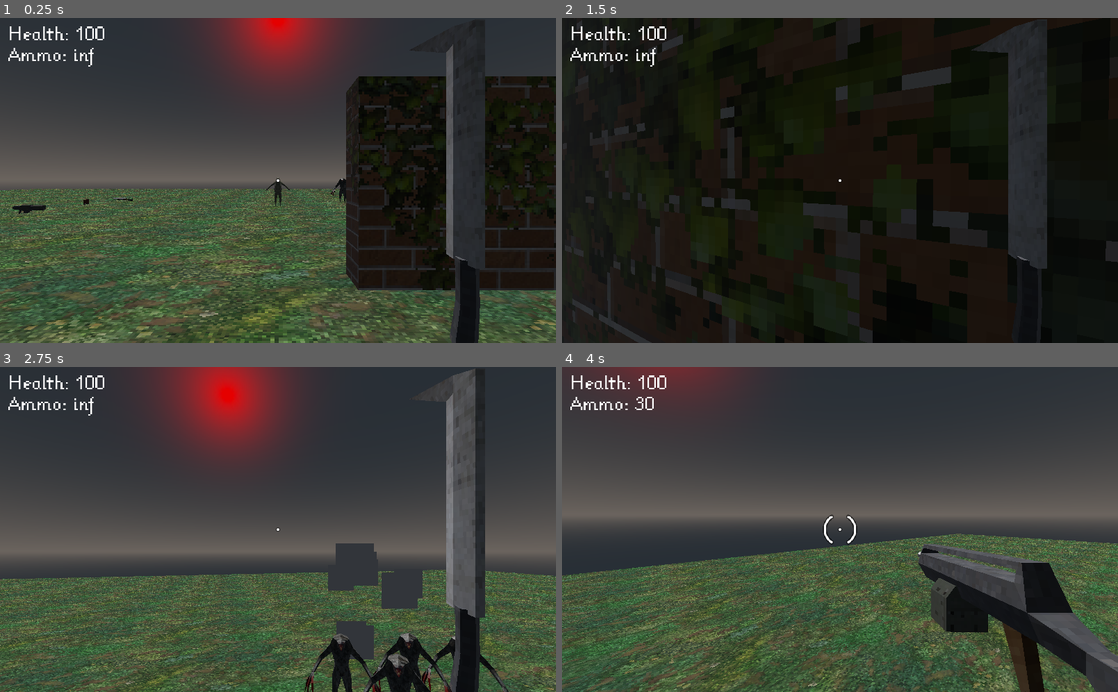
Above: before the commit, frames 1-4 (two rows, left to right).
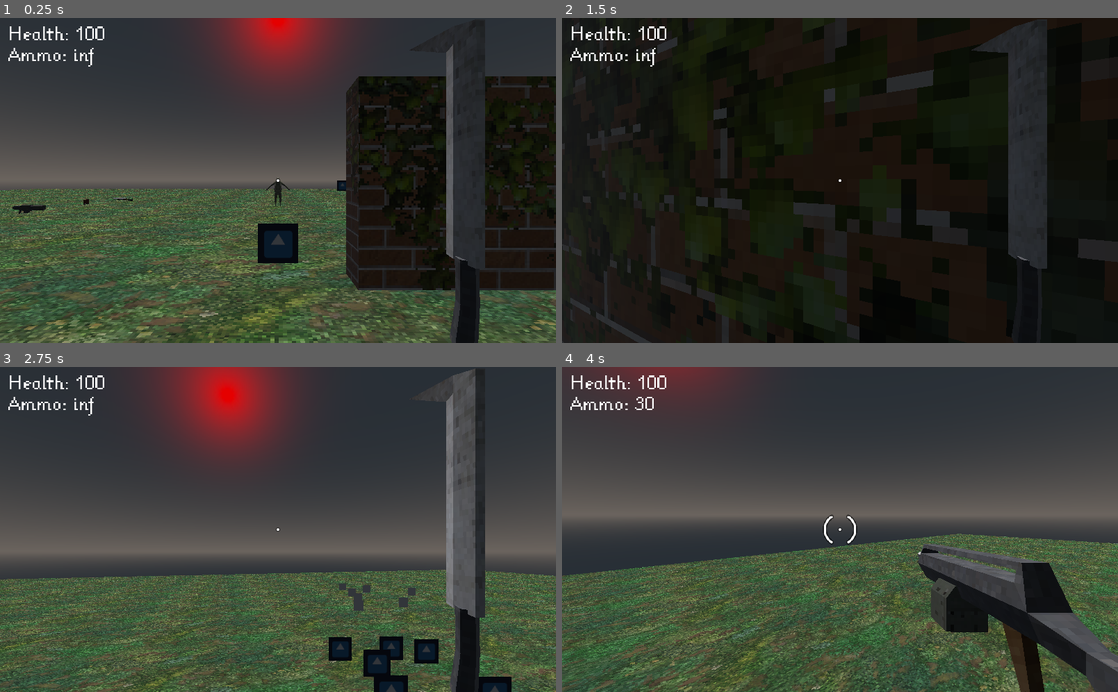
Above: after the commit, the same moments.

Repository: KyleSaki714/fps-retro-godotTutorial
Game: Godot game, scene res://World.tscn
The game is run twice, just before and just after one commit, with the same random seed, the same clock (stepped at 60 frames per second) and the same inputs. The engine's default icon, where the game draws it, is replaced by a stand-in: a white triangle on a blue panel in a dark square.
Inputs (mouse positions are in pixels of both pictures, inside the frame that each line leads up to):
- Up to frame 1 (0.25 s): no input
- Up to frame 2 (1.5 s): tap Enter at 0.5 s; move the mouse to (867, 180) at 0.52 s; press the mouse at (867, 180) at 0.53 s; hold W (move_forwards) from 0.53 s (still down); tap Space (jump) at 0.77, 0.8, 1.07, 1.35 s; move the mouse to (812, 180) at 1.27 s; release the mouse at (812, 180) at 1.28 s
- Up to frame 3 (2.75 s): keep holding W (move_forwards); tap Space (jump) at 1.52, 1.82, 2.3 s; click (250, 529) at 1.55 s; move the mouse to (289, 523) at 2.02 s; press the mouse at (289, 523) at 2.03 s
- Up to frame 4 (4 s): keep holding W (move_forwards); move the mouse to (834, 536) at 2.77 s; release the mouse at (834, 536) at 2.78 s; tap 1 at 2.85 s; tap Space (jump) at 3.02, 3.32, 3.77, 3.8 s; click (834, 536) at 3.05 s; move the mouse to (878, 532) at 3.52 s; tap 2 at 3.6 s

The runs differ from the first frame. In frame 1, 0.9% of the frame differs, in the area x 46-63%, y 49-76%; in frame 2, 2.9%; in frame 3, 16%, in the area x 0-100%, y 54-100%; in frame 4, 15%.

Commit message:
small monster added, test in monsterspawner

Diff:
--- a/MonsterSpawner.gd
+++ b/MonsterSpawner.gd
@@ -2,6 +2,7 @@
 
 var birdmonster = preload("res://characters/enemies/BirdMonster.tscn")
 var reptilemonster = preload("res://characters/enemies/ReptileMonster.tscn")
+var smallmonster = preload("res://characters/enemies/SmallMonster.tscn")
 
 export var _spawn_diameter = 3
 export var isActive = true
@@ -14,7 +15,7 @@
 	if isActive == false:
 		return
 	for n in range(spawn_count):
-		var reptile_monster_inst = birdmonster.instance()
+		var reptile_monster_inst = smallmonster.instance()
 		reptile_monster_inst.global_transform = Transform(reptile_monster_inst.global_transform.basis, global_transform.origin + rand_point())
 		get_tree().get_root().get_node("./World/Navigation").add_child(reptile_monster_inst)
 
--- a/World.tscn
+++ b/World.tscn
@@ -7,6 +7,7 @@
 [ext_resource path="res://gadgets/MonsterSpawner.tscn" type="PackedScene" id=5]
 [ext_resource path="res://environment/assets/brickwall.tscn" type="PackedScene" id=6]
 [ext_resource path="res://characters/enemies/ReptileMonster.tscn" type="PackedScene" id=7]
+[ext_resource path="res://characters/enemies/SmallMonster.tscn" type="PackedScene" id=8]
 [ext_resource path="res://pickups/MachineGunAmmoPickup.tscn" type="PackedScene" id=9]
 [ext_resource path="res://pickups/RocketLauncherAmmoPickup.tscn" type="PackedScene" id=10]
 [ext_resource path="res://pickups/HealthPickup.tscn" type="PackedScene" id=11]
@@ -82,6 +83,9 @@
 [node name="ReptileMonster" parent="Navigation" instance=ExtResource( 7 )]
 transform = Transform( 1, 0, 0, 0, 1, 0, 0, 0, 1, 0, 2.44338, -15.4587 )
 
+[node name="SmallMonster" parent="Navigation" instance=ExtResource( 8 )]
+transform = Transform( 1, 0, 0, 0, 1, 0, 0, 0, 1, 4.76837e-07, 1.90935, -5.29503 )
+
 [node name="WorldEnvironment" type="WorldEnvironment" parent="."]
 environment = SubResource( 6 )
 
--- a/characters/enemies/BirdMonster.tscn
+++ b/characters/enemies/BirdMonster.tscn
@@ -40,10 +40,6 @@
 script = ExtResource( 3 )
 
 [node name="Graphics" parent="." instance=ExtResource( 2 )]
-
-[node name="Skeleton" parent="Graphics/Armature" index="0"]
-bones/0/bound_children = [ NodePath("Hip") ]
-bones/1/bound_children = [ NodePath("Body") ]
 
 [node name="ArmUL" type="BoneAttachment" parent="Graphics/Armature/Skeleton" index="1"]
 transform = Transform( -0.762323, 0.647196, 8.20133e-07, -0.52914, -0.623267, 0.575803, 0.372658, 0.438947, 0.817589, 0.176714, 1.48577, -0.135291 )
--- a/characters/enemies/Monster.gd
+++ b/characters/enemies/Monster.gd
@@ -46,13 +46,16 @@
 	add_child(attack_timer)
 
 
-
+	print("get node or null")
+	print(get_node_or_null("Graphics/Armature"))
 	_player = get_tree().get_nodes_in_group("player")[0]
-	var bone_attachments = $Graphics/Armature/Skeleton.get_children()
-	for bone_attachment in bone_attachments:
-		for child in bone_attachment.get_children():
-			if child is HitBox:
-				child.connect("hurt", self, "hurt")
+
+	if get_node_or_null("Graphics/Armature") != null:
+		var bone_attachments = $Graphics/Armature/Skeleton.get_children()
+		for bone_attachment in bone_attachments:
+			for child in bone_attachment.get_children():
+				if child is HitBox:
+					child.connect("hurt", self, "hurt")
 
 	health_manager.init()
 	health_manager.connect("dead", self, "set_state_dead")
--- /dev/null
+++ b/characters/enemies/SmallMonster.tscn
@@ -0,0 +1,86 @@
+[gd_scene load_steps=17 format=2]
+
+[ext_resource path="res://characters/Hitbox.tscn" type="PackedScene" id=1]
+[ext_resource path="res://icon.png" type="Texture" id=2]
+[ext_resource path="res://characters/enemies/Monster.gd" type="Script" id=3]
+[ext_resource path="res://characters/HealthManager.tscn" type="PackedScene" id=4]
+[ext_resource path="res://characters/CharacterMover.tscn" type="PackedScene" id=5]
+[ext_resource path="res://weapons/DamageArea.tscn" type="PackedScene" id=6]
+[ext_resource path="res://characters/enemies/AimAtObject.gd" type="Script" id=7]
+
+[sub_resource type="BoxShape" id=1]
+
+[sub_resource type="QuadMesh" id=3]
+size = Vector2( 0.75, 0.75 )
+
+[sub_resource type="Skin" id=4]
+
+[sub_resource type="SpatialMaterial" id=5]
+params_billboard_mode = 1
+albedo_texture = ExtResource( 2 )
+
+[sub_resource type="Animation" id=6]
+resource_name = "attack"
+loop = true
+
+[sub_resource type="Animation" id=7]
+resource_name = "die"
+loop = true
+
+[sub_resource type="Animation" id=8]
+resource_name = "idle_loop"
+loop = true
+
+[sub_resource type="Animation" id=9]
+resource_name = "walk_loop"
+loop = true
+
+[sub_resource type="SphereShape" id=2]
+radius = 0.5
+
+[node name="SmallMonster" type="KinematicBody"]
+collision_layer = 2
+collision_mask = 7
+script = ExtResource( 3 )
+
+[node name="Graphics" type="Spatial" parent="."]
+transform = Transform( 1, 0, 0, 0, 1, 0, 0, 0, 1, 0, 0.5, 0 )
+
+[node name="Hitbox" parent="Graphics" instance=ExtResource( 1 )]
+transform = Transform( 0.412592, 0, 0, 0, 0.412592, 0, 0, 0, 0.412592, 0, 0, 0 )
+
+[node name="CollisionShape2" type="CollisionShape" parent="Graphics/Hitbox"]
+shape = SubResource( 1 )
+
+[node name="MeshInstance" type="MeshInstance" parent="Graphics"]
+mesh = SubResource( 3 )
+skin = SubResource( 4 )
+material/0 = SubResource( 5 )
+
+[node name="AnimationPlayer" type="AnimationPlayer" parent="Graphics"]
+autoplay = "idle_loop"
+anims/attack = SubResource( 6 )
+anims/die = SubResource( 7 )
+anims/idle_loop = SubResource( 8 )
+anims/walk_loop = SubResource( 9 )
+
+[node name="CollisionShape" type="CollisionShape" parent="."]
+transform = Transform( 1, 0, 0, 0, -4.37114e-08, -1, 0, 1, -4.37114e-08, 0, 0.504614, 0 )
+shape = SubResource( 2 )
+
+[node name="HealthManager" parent="." instance=ExtResource( 4 )]
+transform = Transform( 1, 0, 0, 0, 1, 0, 0, 0, 1, 0, 1.47677, 0 )
+max_health = 35
+
+[node name="CharacterMover" parent="." instance=ExtResource( 5 )]
+max_speed = 5
+jump_force = 7
+gravity = 25
+ignore_rotation = true
+
+[node name="AimAtObject" type="Spatial" parent="."]
+transform = Transform( 1, 0, 0, 0, 1, 0, 0, 0, 1, 0, 0.5, 0 )
+script = ExtResource( 7 )
+
+[node name="DamageArea" parent="AimAtObject" instance=ExtResource( 6 )]
+transform = Transform( 1, 0, 0, 0, 1, 0, 0, 0, 1, 0, 0, 1.07017 )
--- a/gadgets/MonsterSpawner.tscn
+++ b/gadgets/MonsterSpawner.tscn
@@ -8,11 +8,12 @@
 
 [sub_resource type="ParticlesMaterial" id=2]
 emission_shape = 2
-emission_box_extents = Vector3( 2, 2, 2 )
+emission_box_extents = Vector3( 2, 0, 2 )
 gravity = Vector3( 0, 0, 0 )
 linear_accel_random = 0.05
 
 [sub_resource type="QuadMesh" id=3]
+size = Vector2( 0.25, 0.25 )
 
 [node name="MonsterSpawner" type="Spatial"]
 script = ExtResource( 1 )
@@ -22,6 +23,7 @@
 autostart = true
 
 [node name="MeshInstance" type="MeshInstance" parent="."]
+transform = Transform( 1, 0, 0, 0, 1, 0, 0, 0, 1, 0, 0.5, 0 )
 
 [node name="Particles" type="Particles" parent="MeshInstance"]
 material_override = SubResource( 1 )
Not shown: 1 places in World.tscn that only renumber resources
